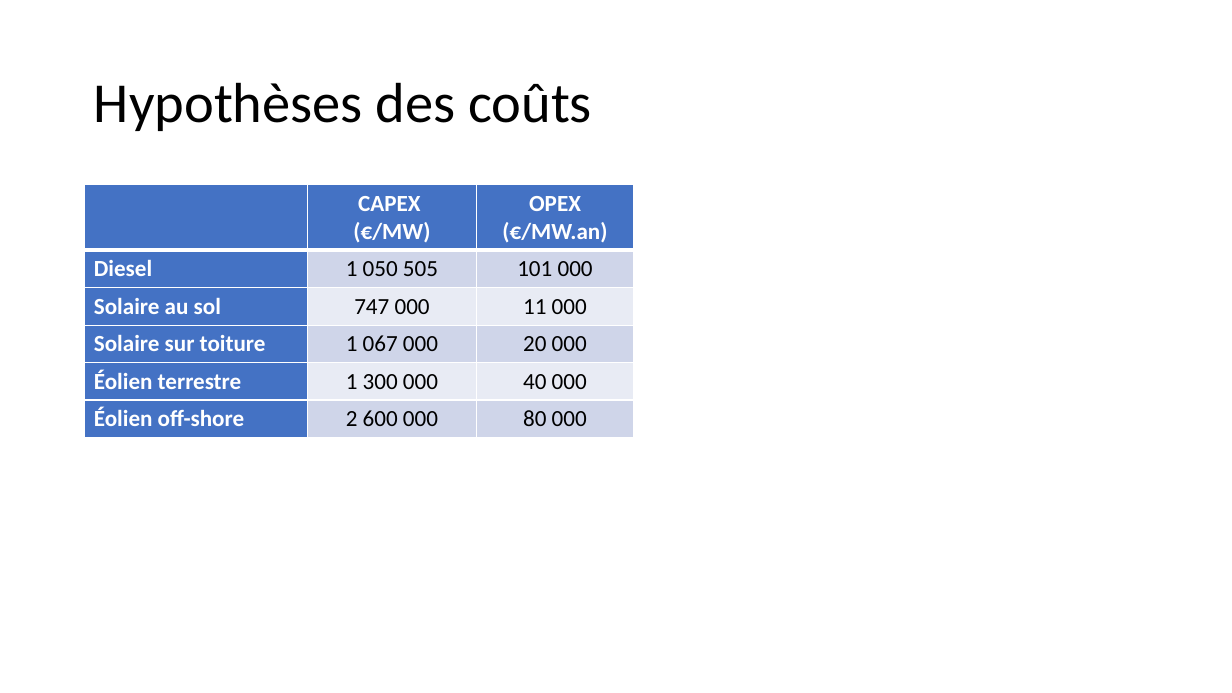
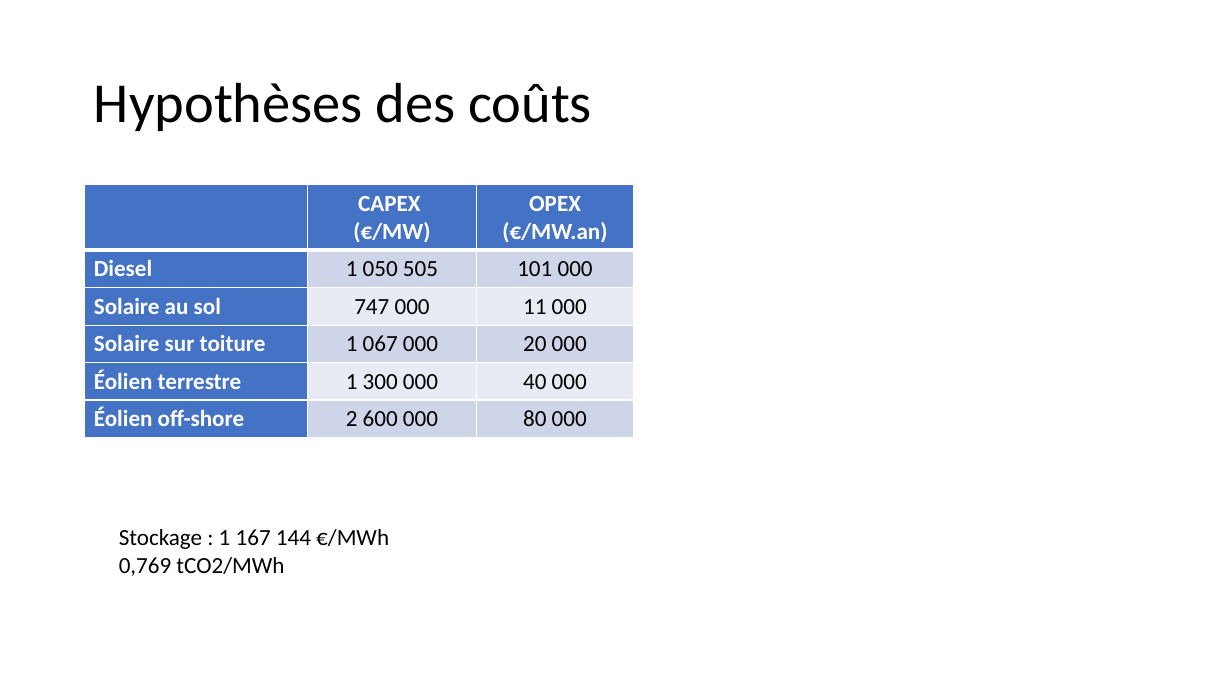
Before and after one commit to cledat/Projet-EA314, a slide deck: slide 12 of rapport.pptx. Drawn at 1232x693 pixels with LibreOffice and Linux fonts; fonts in the diff are those of the drawing. Boxes give left, top, right and bottom in pixels: in the first picture for what was removed or moved away, otherwise in the second. Text is boxed around its words. In the diff, an @@ line names an element or a change of style, - is before the commit and + after.

```diff
--- a/rapport.pptx
+++ b/rapport.pptx
@@ text added at (119, 529, 389, 576), 18 pt, text #000000 @@
+Stockage : 1 167 144 €/MWh
+0,769 tCO2/MWh
```
Also in this commit, not shown: 3 other slides changed, 1 other file.
